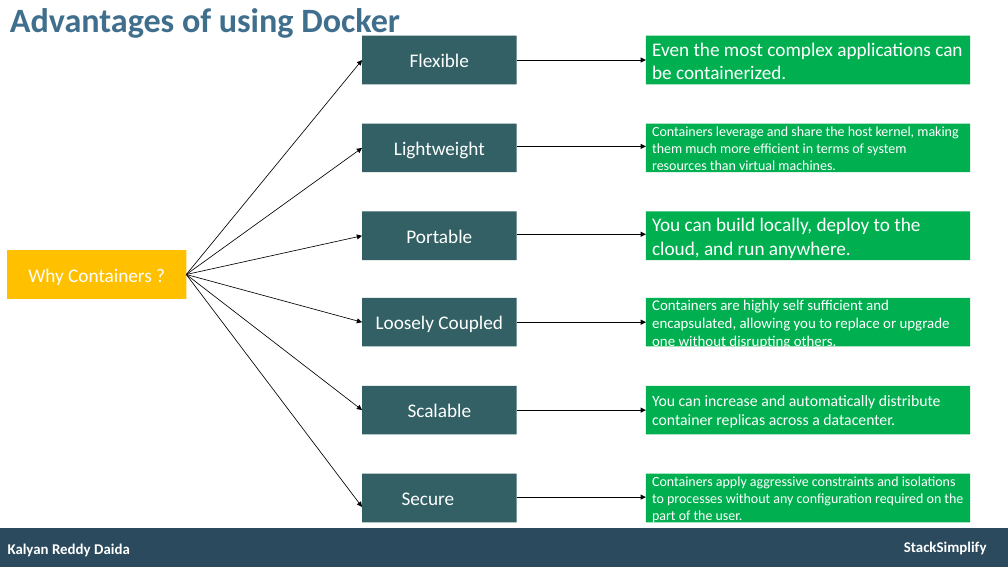
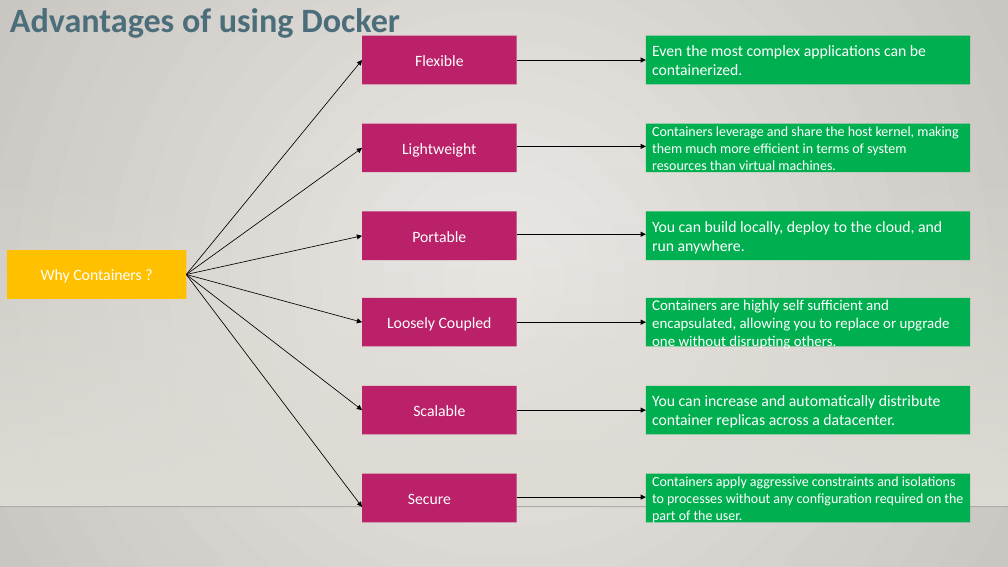
Before and after one commit to saikiranchalla1/learning-docker-kubernetes-on-azure-aks, a slide deck: slide 7 of 1_docker-fundamentals/otherfiles/presentation/Docker-Fundamentals-v1.pptx. Drawn at 1008x567 pixels with LibreOffice and Linux fonts; fonts in the diff are those of the drawing; background and template pictures are left out. Boxes give left, top, right and bottom in pixels: in the first picture for what was removed or moved away, otherwise in the second. Text is boxed around its words. In the diff, an @@ line names an element or a change of style, - is before the commit and + after.

```diff
--- a/1_docker-fundamentals/otherfiles/presentation/Docker-Fundamentals-v1.pptx
+++ b/1_docker-fundamentals/otherfiles/presentation/Docker-Fundamentals-v1.pptx
@@ background #FFFFFF to gradient #ECEAE7 to #CAC7C1 @@
@@ text "Advantages of using Docker" at (10, 8, 400, 41): text colour #406F8D to #4C6E7A @@
@@ rectangle added at (0, 167, 1008, 507), fill gradient #DFDBD5 @@
@@ size 22 to 18 pt in 3 elements at (7, 250, 186, 299), (646, 36, 970, 84), (646, 212, 970, 260) @@
@@ size 22 to 18 pt; fill #326065 to #BA2169 in 6 elements at (362, 36, 517, 84), (362, 123, 517, 172), (362, 212, 517, 260), (362, 298, 517, 346), (362, 386, 517, 434), (362, 474, 517, 522) @@
@@ line added from (0, 507) to (1008, 507), #000001 1 pt @@
@@ rectangle removed at (0, 528, 1008, 567) @@
@@ text removed at (8, 543, 130, 557) @@
-Kalyan Reddy Daida
@@ text removed at (904, 541, 987, 555) @@
-StackSimplify
```
Also in this commit, not shown: 10 other slides changed, 6 other files.
